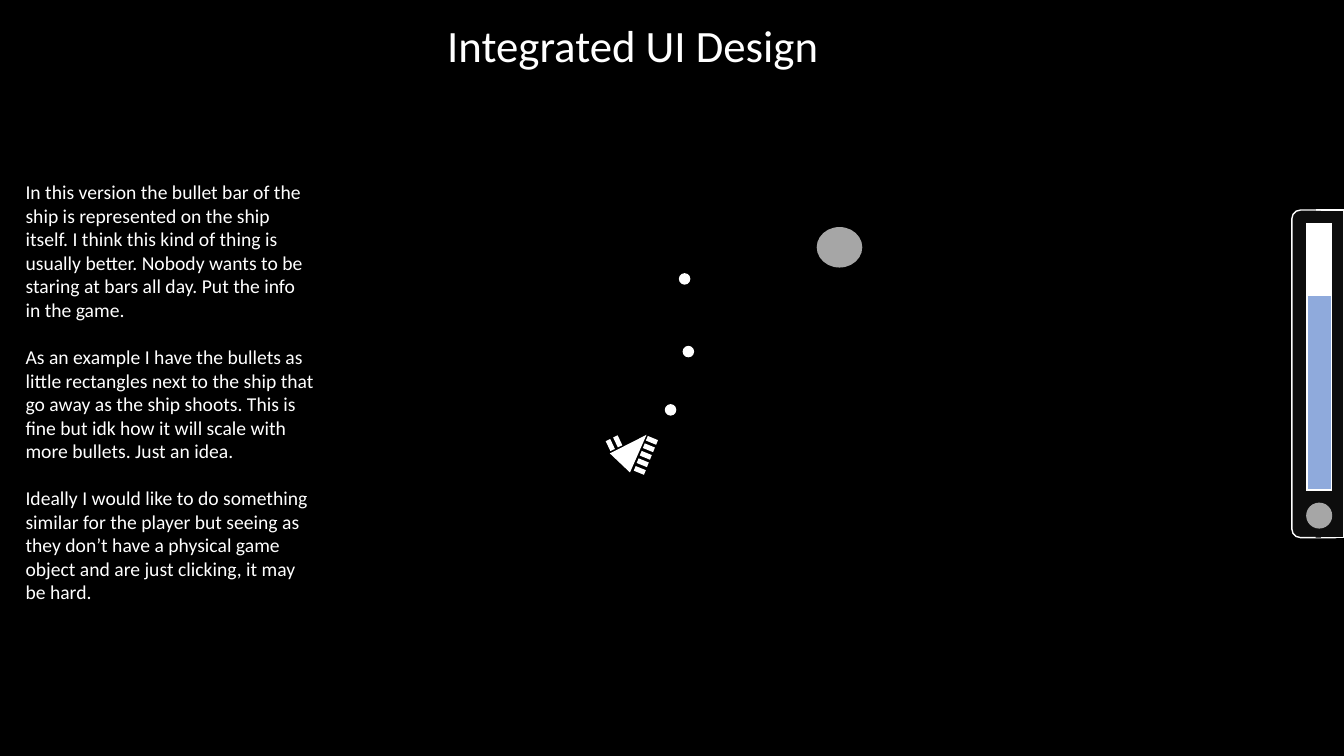
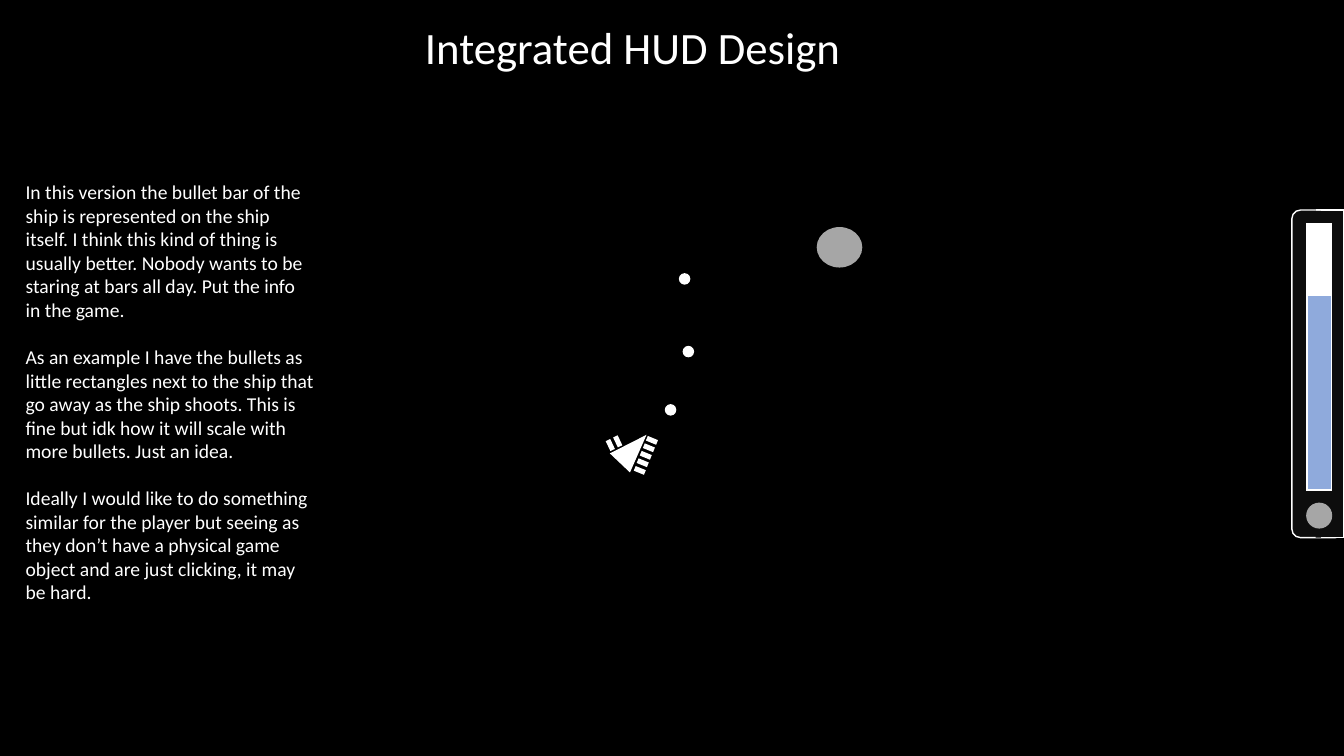
Before and after one commit to JumberlackCoding/ReverseAsteroids, a slide deck: slide 5 of GameDesignDocuments/GameDesignFigureMaker.pptx. Drawn at 1344x756 pixels with LibreOffice and Linux fonts; fonts in the diff are those of the drawing. Boxes give left, top, right and bottom in pixels: in the first picture for what was removed or moved away, otherwise in the second. Text is boxed around its words. In the diff, an @@ line names an element or a change of style, - is before the commit and + after.

Commit message:
Ship AI Design Doc Update

```diff
--- a/GameDesignDocuments/GameDesignFigureMaker.pptx
+++ b/GameDesignDocuments/GameDesignFigureMaker.pptx
@@ text at bbox=[425, 33, 840, 72]: text changed @@
-Integrated UI Design
+Integrated HUD Design
```
Also in this commit, not shown: 3 other slides changed, 3 slides added.
